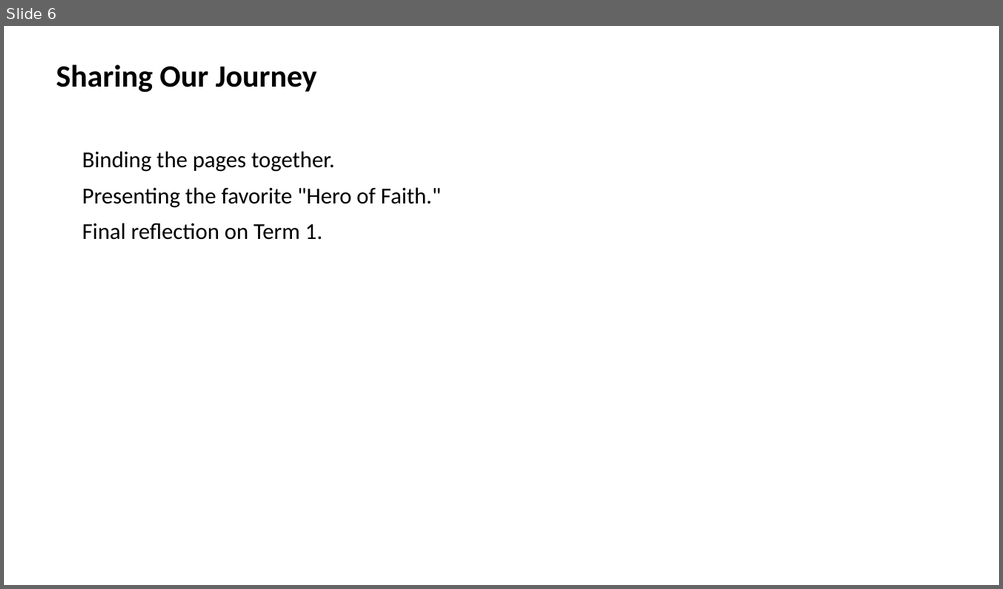
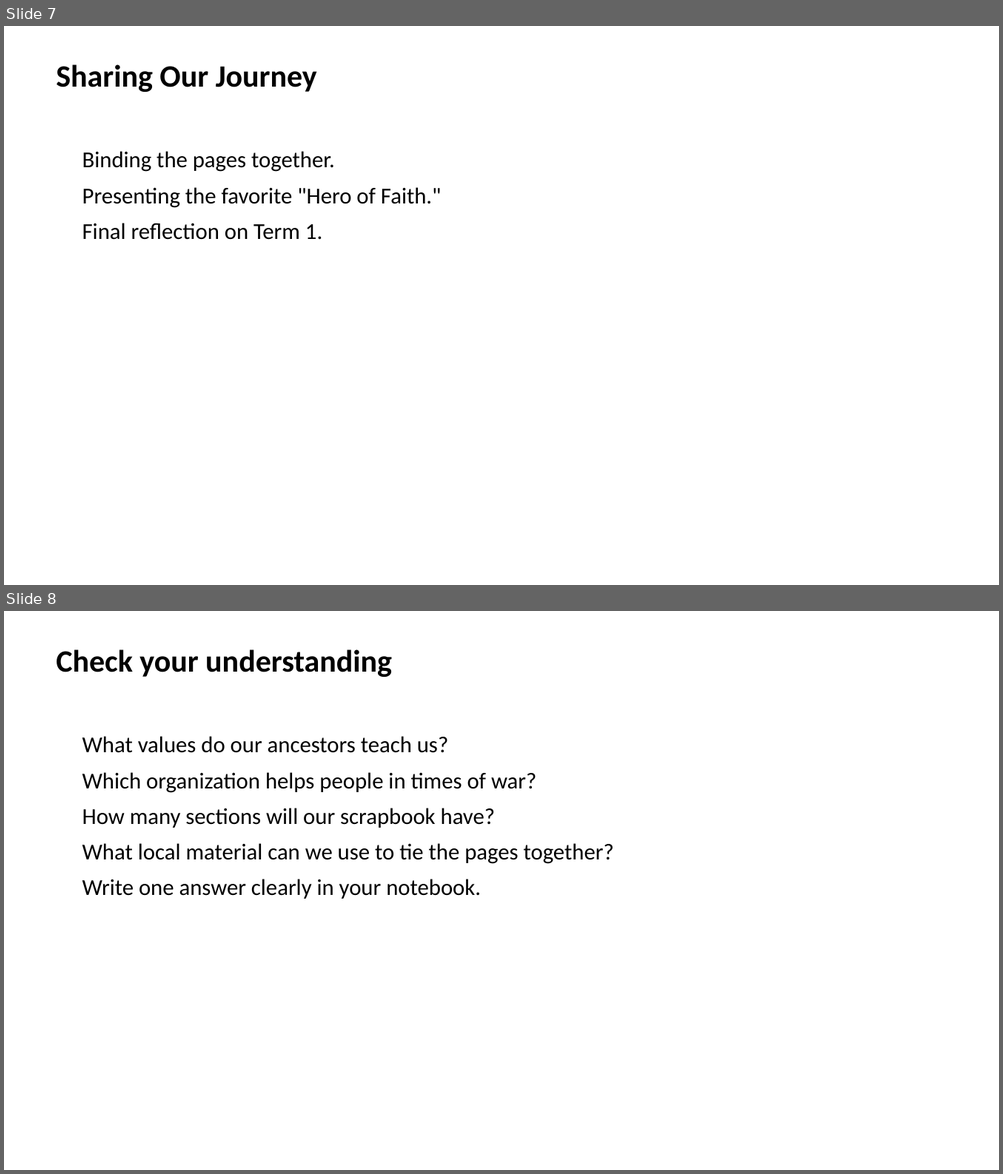
Before and after one commit to yousunjung84-edu/uganda-p7-mvp-20260629, a slide deck: uganda-p7-mvp/p7_t1_christian_religious_education_1205/p7_t1_christian_religious_education_1205.pptx. Shown one above the other, each under a label of ours: slide 6 before the commit, slides 7 and 8 after it. The pictures are 1003x589 and 1003x1174 pixels, drawn with LibreOffice and Linux fonts; fonts in the diff are those of the drawing. Boxes give left, top, right and bottom in pixels: in the first picture for what was removed or moved away, otherwise in the second. Text is boxed around its words. In the diff, an @@ line names an element or a change of style, - is before the commit and + after.

```diff
--- a/uganda-p7-mvp/p7_t1_christian_religious_education_1205/p7_t1_christian_religious_education_1205.pptx
+++ b/uganda-p7-mvp/p7_t1_christian_religious_education_1205/p7_t1_christian_religious_education_1205.pptx
@@ slide 8 added at box(4, 611, 999, 1170), background #FFFFFF @@
@@ text added at box(56, 649, 392, 677), 30 pt, text #000000, bold @@
+Check your understanding
@@ text added at box(82, 736, 614, 899), 22 pt, text #000000 @@
+What values do our ancestors teach us?
+Which organization helps people in times of war?
+How many sections will our scrapbook have?
+What local material can we use to tie the pages together?
+Write one answer clearly in your notebook.
@@ what was slide 6 is now slide 7 @@
```
Also in this commit, not shown: 1 other slide added, 42 other files.
